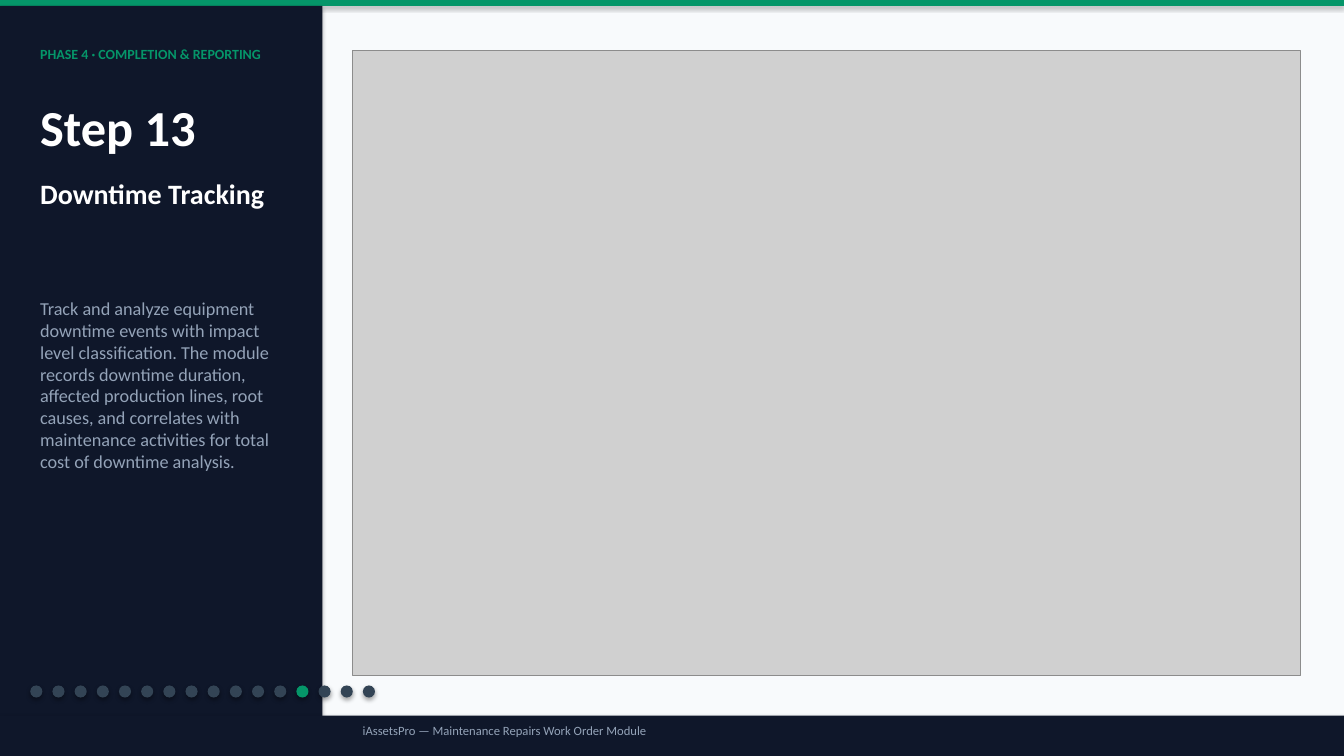
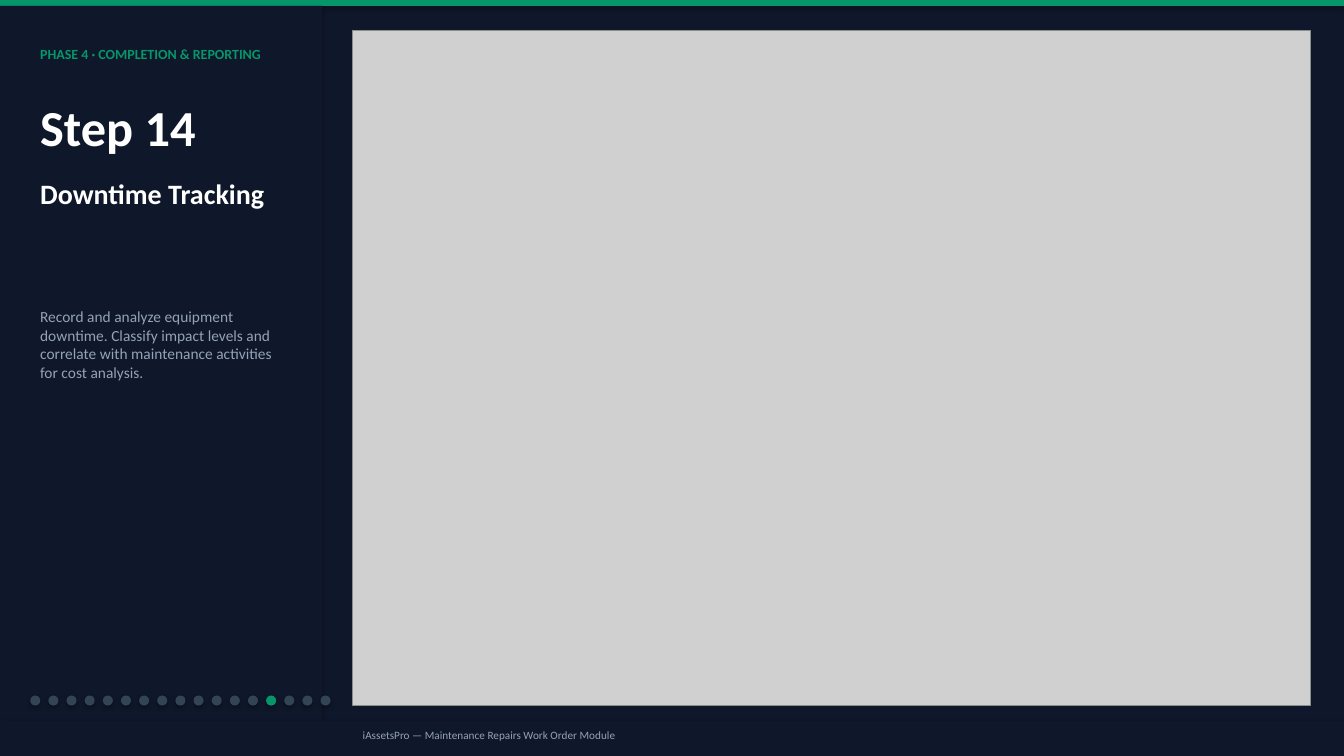
Before and after one commit to christianagbotah/eam-system, a slide deck: slide 16 of public/WO-Workflow-Presentation.pptx (slide 15 before the commit). Drawn at 1344x756 pixels with LibreOffice and Linux fonts; fonts in the diff are those of the drawing; grey boxes stand for pictures. Boxes give left, top, right and bottom in pixels: in the first picture for what was removed or moved away, otherwise in the second. Text is boxed around its words. In the diff, an @@ line names an element or a change of style, - is before the commit and + after.

```diff
--- a/public/WO-Workflow-Presentation.pptx
+++ b/public/WO-Workflow-Presentation.pptx
@@ background #F8FAFC to #0F172A @@
@@ picture: place and size @@
-picture at (353,50,1301,676)
+picture at (353,30,1311,706)
@@ text at (40,113,196,154): text changed @@
-Step 13
+Step 14
@@ text at (40,311,271,381): text changed; size 13 to 11 pt @@
-Track and analyze equipment downtime events with impact level classification. The module records downtime duration, affected production lines, root causes, and correlates with maintenance activities for total cost of downtime analysis.
+Record and analyze equipment downtime. Classify impact levels and correlate with maintenance activities for cost analysis.
@@ ellipse: place and size @@
-ellipse at (30,686,42,698)
+ellipse at (30,696,40,706)
@@ ellipse: place and size @@
-ellipse at (52,686,65,698)
+ellipse at (48,696,58,706)
@@ ellipse: place and size @@
-ellipse at (75,686,87,698)
+ellipse at (67,696,77,706)
@@ ellipse: place and size @@
-ellipse at (97,686,109,698)
+ellipse at (85,696,95,706)
@@ ellipse: place and size @@
-ellipse at (119,686,131,698)
+ellipse at (103,696,113,706)
@@ ellipse: place and size @@
-ellipse at (141,686,153,698)
+ellipse at (121,696,131,706)
@@ ellipse: place and size @@
-ellipse at (163,686,175,698)
+ellipse at (139,696,149,706)
@@ ellipse: place and size @@
-ellipse at (186,686,198,698)
+ellipse at (157,696,167,706)
@@ ellipse: place and size @@
-ellipse at (208,686,220,698)
+ellipse at (175,696,186,706)
@@ ellipse: place and size @@
-ellipse at (230,686,242,698)
+ellipse at (194,696,204,706)
@@ ellipse: place and size @@
-ellipse at (252,686,264,698)
+ellipse at (212,696,222,706)
@@ ellipse: place and size @@
-ellipse at (274,686,286,698)
+ellipse at (230,696,240,706)
@@ ellipse: place and size @@
-ellipse at (296,686,309,698)
+ellipse at (248,696,258,706)
@@ ellipse at (248,696,258,706): fill #059669 to #334455 @@
@@ ellipse: place and size @@
-ellipse at (319,686,331,698)
+ellipse at (266,696,276,706)
@@ ellipse at (266,696,276,706): fill #334455 to #059669 @@
@@ ellipse: place and size @@
-ellipse at (341,686,353,698)
+ellipse at (284,696,294,706)
@@ ellipse: place and size @@
-ellipse at (363,686,375,698)
+ellipse at (302,696,313,706)
@@ ellipse added at (321,696,331,706), fill #334455 @@
@@ rectangle: place and size @@
-rectangle at (0,716,1344,756)
+rectangle at (0,721,1344,756)
@@ text "iAssetsPro — Maintenance Repairs Work ..." at (363,731,615,741): size 9 to 8 pt @@
```
Also in this commit, not shown: 15 other slides changed, 5 slides added, 2 slides removed, 1 other file.
